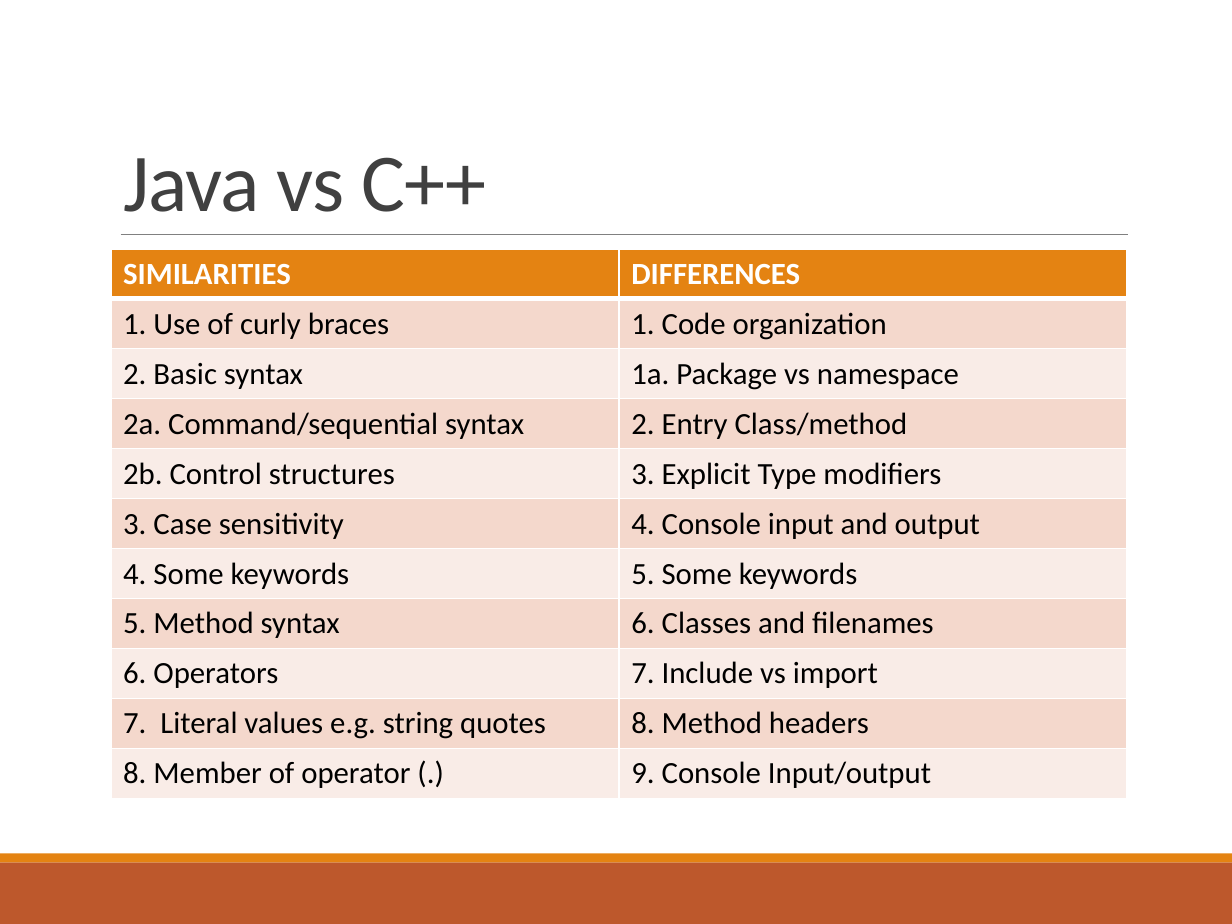
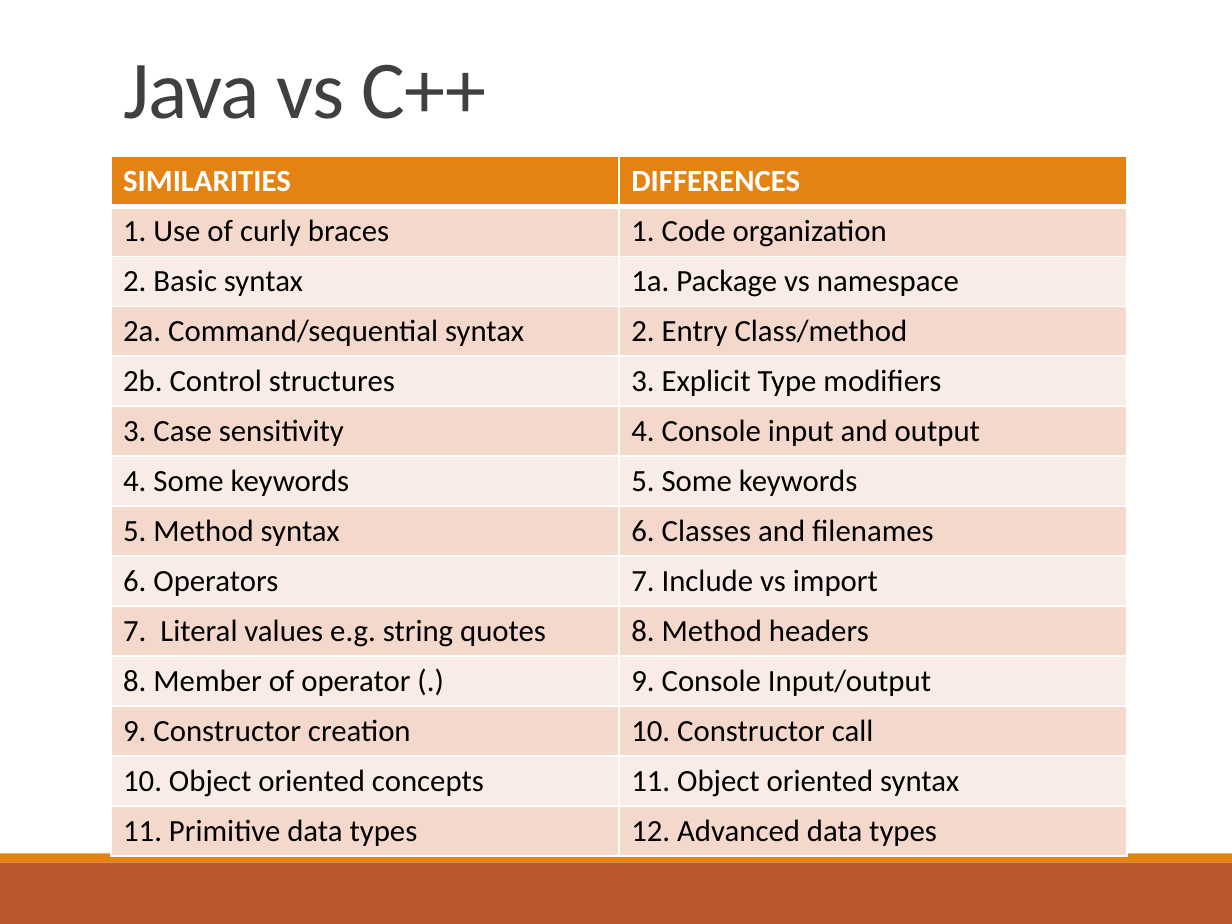
Before and after one commit to deeperj/dillinger, a slide deck: slide 9 of thesis/ukapp2/wqu_isc/sofware_design/Lesson 1 - Java.pptx. Drawn at 1232x924 pixels with LibreOffice and Linux fonts; fonts in the diff are those of the drawing. Boxes give left, top, right and bottom in pixels: in the first picture for what was removed or moved away, otherwise in the second. Text is boxed around its words. In the diff, an @@ line names an element or a change of style, - is before the commit and + after.

Commit message:
java02

```diff
--- a/thesis/ukapp2/wqu_isc/sofware_design/Lesson 1 - Java.pptx
+++ b/thesis/ukapp2/wqu_isc/sofware_design/Lesson 1 - Java.pptx
@@ title "Java vs C++": place and size @@
-title "Java vs C++" at (123, 157, 486, 212)
+title "Java vs C++" at (123, 64, 486, 119)
@@ table at (111, 156, 1126, 856) @@
+row 12: 9. Constructor creation | 10. Constructor call
+row 13: 10. Object oriented concepts | 11. Object oriented syntax
+row 14: 11. Primitive data types | 12. Advanced data types
@@ table: place and size @@
-table at (111, 249, 1126, 798)
+table at (111, 156, 1126, 856)
```
Also in this commit, not shown: 2 other files.
